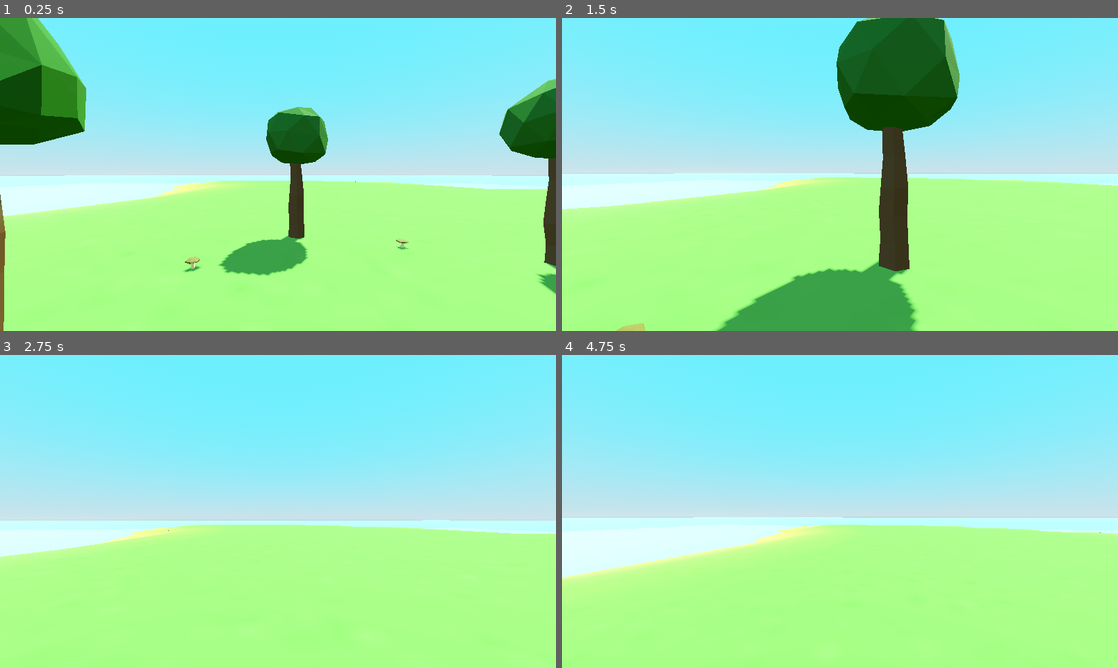
Above: before the commit, frames 1-4 (two rows, left to right).
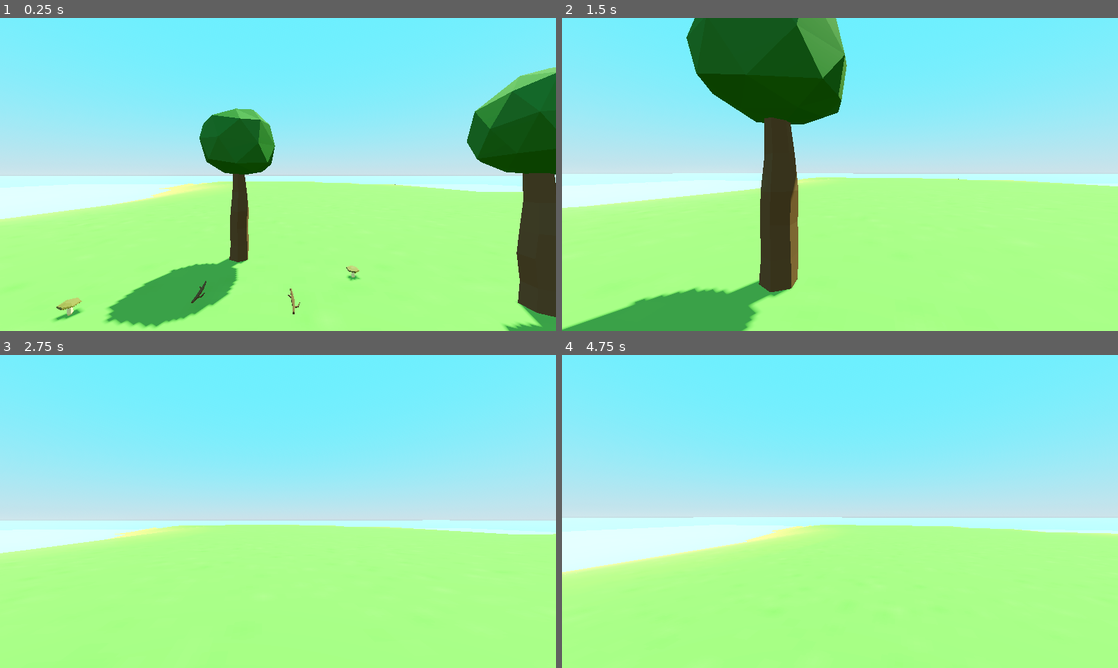
Above: after the commit, the same moments.

Repository: yrubner/3DSurvivalGD
Game: Godot game, scene res://game/main_game.tscn
Same seed, same stepped clock (60 frames per second), same inputs: the game is played once before the commit and once after it.
Inputs (mouse positions are in pixels of both pictures, inside the frame that each line leads up to):
- Up to frame 1 (0.25 s): no input
- Up to frame 2 (1.5 s): tap Enter at 0.5 s; move the mouse to (867, 174) at 0.52 s; hold W (move_forward) from 0.53 s (still down); tap F (interact) at 0.6, 1.35 s; tap Space (jump) at 0.77 s; move the mouse to (812, 174) at 1.27 s
- Up to frame 3 (2.75 s): keep holding W (move_forward); tap Space (jump) at 1.52 s; move the mouse to (289, 505) at 2.02 s; hold Shift (sprint) from 2.03 s (still down); tap F (interact) at 2.3 s
- Up to frame 4 (4.75 s): keep holding W (move_forward); move the mouse to (834, 517) at 2.77 s; release Shift (sprint) at 2.78 s; tap F (interact) at 2.85, 3.6, 4.55 s; tap Space (jump) at 3.02, 3.5, 3.77, 4.52 s; move the mouse to (878, 514) at 3.52 s; tap Enter at 4.25 s; move the mouse to (795, 508) at 4.27 s; tap Shift (sprint) at 4.35 s

The runs differ from the first frame. In frame 1, 21% of the frame differs, in the area x 0-100%, y 0-100%; in frame 2, 29%; in frame 3, 0.5%; in frame 4, 1.0%.

Commit message:
Finished Lesson 3: Interactable Items

Diff:
--- /dev/null
+++ b/actors/player/interaction_ray_cast.gd
@@ -0,0 +1,7 @@
+extends RayCast3D
+
+func check_interaction() -> void:
+	if is_colliding() and Input.is_action_just_pressed("interact"):
+		var collider := get_collider()
+		if collider is Interactable:
+			collider.start_interaction()
--- a/actors/player/player.gd
+++ b/actors/player/player.gd
@@ -7,12 +7,16 @@
 @export var mouse_sensitivity := 0.005
 
 @onready var head: Node3D = $Head
+@onready var interaction_ray_cast: RayCast3D = $Head/InteractionRayCast
 
 func _ready() -> void:
 	Input.mouse_mode = Input.MOUSE_MODE_CAPTURED
 
 func _physics_process(delta: float) -> void:
 	move()
+
+func _process(delta: float) -> void:
+	interaction_ray_cast.check_interaction()
 
 func move() -> void:
 	# Handle sprinting
--- a/actors/player/player.tscn
+++ b/actors/player/player.tscn
@@ -1,6 +1,7 @@
-[gd_scene load_steps=3 format=3 uid="uid://exumtkt8hkx8"]
+[gd_scene load_steps=4 format=3 uid="uid://exumtkt8hkx8"]
 
 [ext_resource type="Script" path="res://actors/player/player.gd" id="1_lhdt6"]
+[ext_resource type="Script" path="res://actors/player/interaction_ray_cast.gd" id="2_0pnhr"]
 
 [sub_resource type="CapsuleShape3D" id="CapsuleShape3D_dhr6x"]
 radius = 0.25
@@ -8,6 +9,7 @@
 
 [node name="Player" type="CharacterBody3D"]
 transform = Transform3D(1, 0, 0, 0, 1, 0, 0, 0, 1, 0, 1, 0)
+collision_layer = 2
 script = ExtResource("1_lhdt6")
 mouse_sensitivity = 0.002
 
@@ -18,3 +20,9 @@
 transform = Transform3D(1, 0, 0, 0, 1, 0, 0, 0, 1, 0, 0.6, 0)
 
 [node name="Camera3D" type="Camera3D" parent="Head"]
+
+[node name="InteractionRayCast" type="RayCast3D" parent="Head"]
+target_position = Vector3(0, 0, -2)
+collision_mask = 4
+collide_with_areas = true
+script = ExtResource("2_0pnhr")
--- /dev/null
+++ b/game/configs/item_config.gd
@@ -0,0 +1,7 @@
+class_name ItemConfig
+
+enum Keys {
+	Stick,
+	Stone,
+	Plant
+}
--- a/game/main_game.tscn
+++ b/game/main_game.tscn
@@ -1,9 +1,12 @@
-[gd_scene load_steps=11 format=3 uid="uid://d4hjra0nx3jhk"]
+[gd_scene load_steps=14 format=3 uid="uid://d4hjra0nx3jhk"]
 
 [ext_resource type="PackedScene" uid="uid://c2i7ra5m2si6k" path="res://assets/meshes/tree.tscn" id="1_axr5u"]
 [ext_resource type="PackedScene" uid="uid://cnsp0vt5ga30v" path="res://assets/meshes/terrain.tscn" id="1_kapy6"]
 [ext_resource type="PackedScene" uid="uid://6ihlbglyilb8" path="res://assets/meshes/mushroom.tscn" id="3_qlyud"]
+[ext_resource type="PackedScene" uid="uid://yuhiokqxsksj" path="res://items/interactables/pickupable_stick.tscn" id="3_ueein"]
+[ext_resource type="PackedScene" uid="uid://dodoau30lplsf" path="res://items/interactables/pickupable_stone.tscn" id="4_6gvqf"]
 [ext_resource type="PackedScene" uid="uid://exumtkt8hkx8" path="res://actors/player/player.tscn" id="4_u0cic"]
+[ext_resource type="PackedScene" uid="uid://cls3saowc4ncq" path="res://items/interactables/pickupable_plant.tscn" id="7_ic4rf"]
 
 [sub_resource type="ConcavePolygonShape3D" id="ConcavePolygonShape3D_plexv"]
 data = PackedVector3Array(142.68, -5, -142.685, 150, -5, -150, 150, -5, -142.685, 142.68, -5, -142.685, 142.68, -5, -15 …(226880 unchanged characters)…
@@ -50,9 +53,22 @@
 [node name="Terrain" parent="StageController/Island" instance=ExtResource("1_kapy6")]
 
 [node name="StaticBody3D" type="StaticBody3D" parent="StageController/Island/Terrain"]
+collision_mask = 0
 
 [node name="CollisionShape3D" type="CollisionShape3D" parent="StageController/Island/Terrain/StaticBody3D"]
 shape = SubResource("ConcavePolygonShape3D_plexv")
+
+[node name="PickupableStick" parent="StageController/Island/Terrain" instance=ExtResource("3_ueein")]
+transform = Transform3D(1, 0, 0, 0, 1, 0, 0, 0, 1, 0.257037, 0, -3.53858)
+
+[node name="PickupableStone" parent="StageController/Island/Terrain" instance=ExtResource("4_6gvqf")]
+transform = Transform3D(1, 0, 0, 0, 1, 0, 0, 0, 1, -1.03679, 0, -2.47047)
+
+[node name="PickupableStone2" parent="StageController/Island/Terrain" instance=ExtResource("4_6gvqf")]
+transform = Transform3D(1, 0, 0, 0, 1, 0, 0, 0, 1, -3.19942, 2.38419e-07, -1.21674)
+
+[node name="PickupableStick2" parent="StageController/Island/Terrain" instance=ExtResource("3_ueein")]
+transform = Transform3D(1, 0, 0, 0, 1, 0, 0, 0, 1, -1.45137, 0, -3.80892)
 
 [node name="Mushroom" parent="StageController/Island" instance=ExtResource("3_qlyud")]
 transform = Transform3D(1, 0, 0, 0, 1, 0, 0, 0, 1, -3.27423, 0, -3.20586)
@@ -73,4 +89,7 @@
 shadow_enabled = true
 
 [node name="Player" parent="StageController/Island" instance=ExtResource("4_u0cic")]
-transform = Transform3D(1, 0, 0, 0, 1, 0, 0, 0, 1, -1.57832, 1.67897, 0.858901)
+transform = Transform3D(1, 0, 0, 0, 1, 0, 0, 0, 1, 0, 2, 0)
+
+[node name="PickupablePlant" parent="." instance=ExtResource("7_ic4rf")]
+transform = Transform3D(1, 0, 0, 0, 1, 0, 0, 0, 1, -3.3473, 2.38419e-07, -0.514198)
--- /dev/null
+++ b/items/interactables/interactable.gd
@@ -0,0 +1,7 @@
+extends Area3D
+class_name Interactable
+
+@export var prompt := "interact"
+
+func start_interaction() -> void:
+	pass
--- /dev/null
+++ b/items/interactables/pickupable.gd
@@ -0,0 +1,9 @@
+extends Interactable
+class_name Pickupable
+
+@export var item_key : ItemConfig.Keys
+
+@onready var parent : Node3D = get_parent()
+
+func start_interaction() -> void:
+	parent.queue_free()
--- /dev/null
+++ b/items/interactables/pickupable_plant.tscn
@@ -0,0 +1,20 @@
+[gd_scene load_steps=4 format=3 uid="uid://cls3saowc4ncq"]
+
+[ext_resource type="PackedScene" uid="uid://bticyqxndqony" path="res://items/interactables/pickupable_template.tscn" id="1_bdj6c"]
+[ext_resource type="PackedScene" uid="uid://cl845t5yny30x" path="res://assets/meshes/plant.tscn" id="2_ph5me"]
+
+[sub_resource type="CapsuleShape3D" id="CapsuleShape3D_ky3xu"]
+radius = 0.0959484
+height = 0.540968
+
+[node name="PickupablePlant" instance=ExtResource("1_bdj6c")]
+
+[node name="Pickupable" parent="." index="0"]
+item_key = 2
+prompt = "Pickup Plant"
+
+[node name="CollisionShape3D" parent="Pickupable" index="0"]
+transform = Transform3D(1, 0, 0, 0, 1, 0, 0, 0, 1, 0, 0.237372, 0)
+shape = SubResource("CapsuleShape3D_ky3xu")
+
+[node name="Plant" parent="." index="1" instance=ExtResource("2_ph5me")]
--- /dev/null
+++ b/items/interactables/pickupable_stick.tscn
@@ -0,0 +1,19 @@
+[gd_scene load_steps=4 format=3 uid="uid://yuhiokqxsksj"]
+
+[ext_resource type="PackedScene" uid="uid://bticyqxndqony" path="res://items/interactables/pickupable_template.tscn" id="1_ipx2c"]
+[ext_resource type="PackedScene" uid="uid://bwvggg3ve1761" path="res://assets/meshes/stick.tscn" id="2_iow4g"]
+
+[sub_resource type="CapsuleShape3D" id="CapsuleShape3D_w8q8s"]
+radius = 0.0460865
+height = 0.697913
+
+[node name="PickupableStick" instance=ExtResource("1_ipx2c")]
+
+[node name="Pickupable" parent="." index="0"]
+prompt = "Pickup Stick"
+
+[node name="CollisionShape3D" parent="Pickupable" index="0"]
+transform = Transform3D(1, 0, 0, 0, -4.37114e-08, -1, 0, 1, -4.37114e-08, 0, 0.0179013, 0)
+shape = SubResource("CapsuleShape3D_w8q8s")
+
+[node name="Stick" parent="." index="1" instance=ExtResource("2_iow4g")]
--- /dev/null
+++ b/items/interactables/pickupable_stone.tscn
@@ -0,0 +1,19 @@
+[gd_scene load_steps=4 format=3 uid="uid://dodoau30lplsf"]
+
+[ext_resource type="PackedScene" uid="uid://bticyqxndqony" path="res://items/interactables/pickupable_template.tscn" id="1_mf2od"]
+[ext_resource type="PackedScene" uid="uid://diipgdlaugjn5" path="res://assets/meshes/stone.tscn" id="2_yfdd7"]
+
+[sub_resource type="SphereShape3D" id="SphereShape3D_7do1u"]
+radius = 0.09556
+
+[node name="PickupableStone" instance=ExtResource("1_mf2od")]
+
+[node name="Pickupable" parent="." index="0"]
+item_key = 1
+prompt = "Pickup Stone"
+
+[node name="CollisionShape3D" parent="Pickupable" index="0"]
+transform = Transform3D(1, 0, 0, 0, 1, 0, 0, 0, 1, 0, 0.00673442, 0)
+shape = SubResource("SphereShape3D_7do1u")
+
+[node name="Stone" parent="." index="1" instance=ExtResource("2_yfdd7")]
--- /dev/null
+++ b/items/interactables/pickupable_template.tscn
@@ -0,0 +1,12 @@
+[gd_scene load_steps=2 format=3 uid="uid://bticyqxndqony"]
+
+[ext_resource type="Script" path="res://items/interactables/pickupable.gd" id="1_t7kiu"]
+
+[node name="PickupableTemplate" type="Node3D"]
+
+[node name="Pickupable" type="Area3D" parent="."]
+collision_layer = 4
+collision_mask = 0
+script = ExtResource("1_t7kiu")
+
+[node name="CollisionShape3D" type="CollisionShape3D" parent="Pickupable"]
--- a/project.godot
+++ b/project.godot
@@ -59,3 +59,9 @@
 "events": [Object(InputEventKey,"resource_local_to_scene":false,"resource_name":"","device":-1,"window_id":0,"alt_press …(195 unchanged characters)…
 ]
 }
+
+[layer_names]
+
+3d_physics/layer_1="ground"
+3d_physics/layer_2="actor"
+3d_physics/layer_3="interactable"
Not shown, changed: README.md
